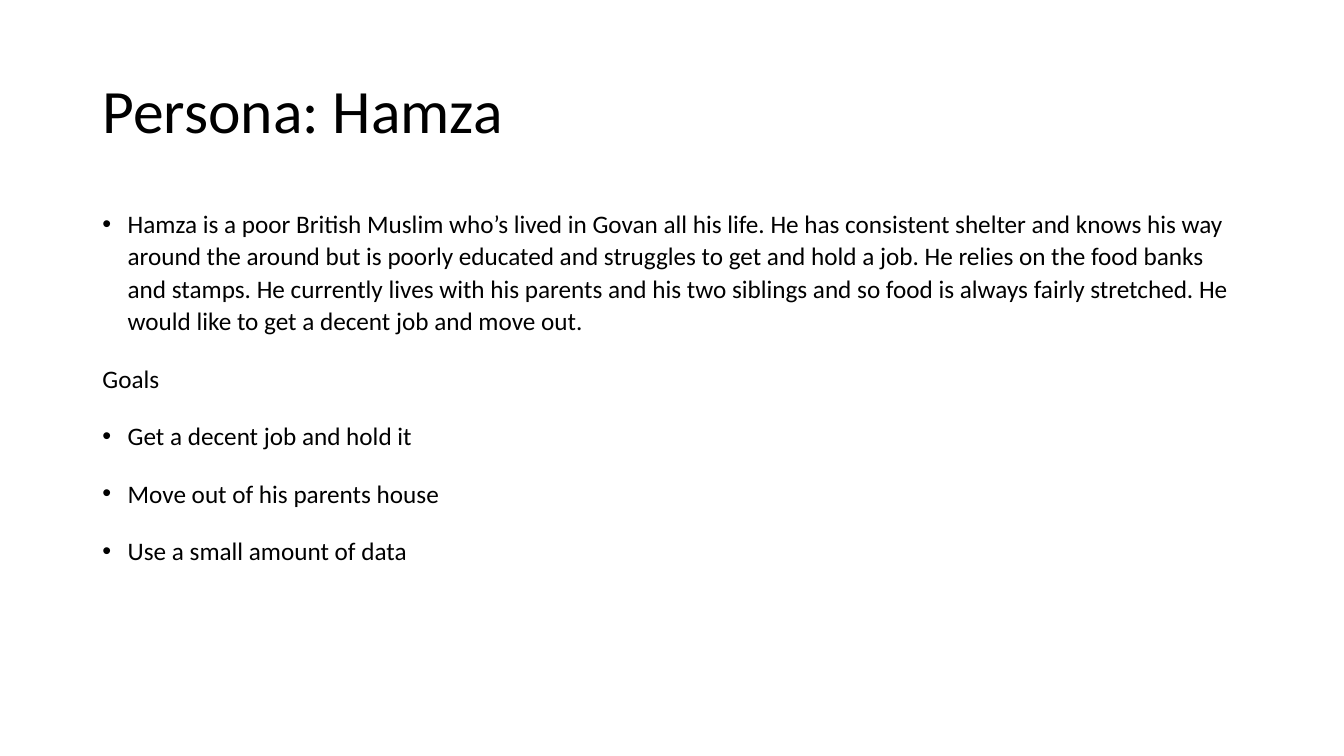
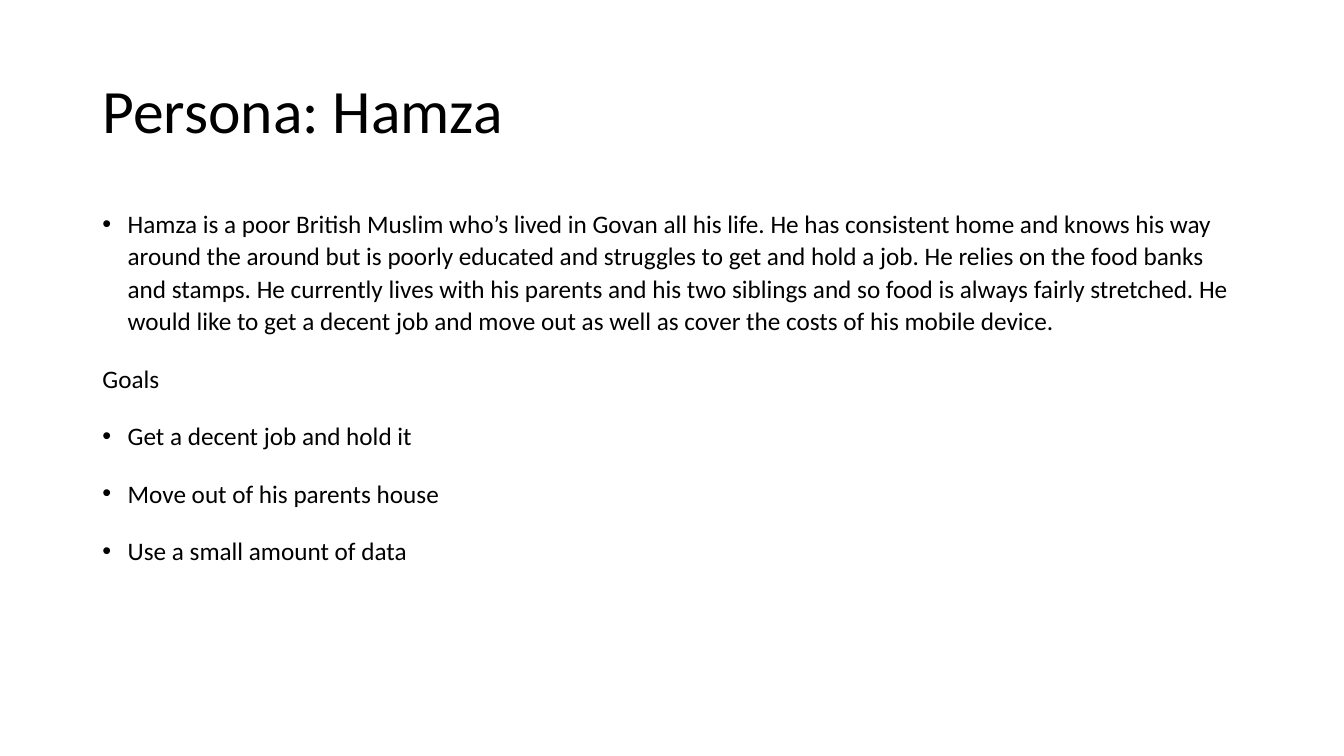
Before and after one commit to Omnikron13/synoptic-23, a slide deck: slide 7 of Files/Synoptic project 2023.pptx. Drawn at 1344x756 pixels with LibreOffice and Linux fonts; fonts in the diff are those of the drawing. Boxes give left, top, right and bottom in pixels: in the first picture for what was removed or moved away, otherwise in the second. Text is boxed around its words. In the diff, an @@ line names an element or a change of style, - is before the commit and + after.

Commit message:
updates to presentation

```diff
--- a/Files/Synoptic project 2023.pptx
+++ b/Files/Synoptic project 2023.pptx
@@ text at [128,215,1227,335]: text changed @@
-• Hamza is a poor British Muslim who’s lived in Govan all his life. He has consistent shelter and knows his way around the around but is poorly educated and struggles to get and hold a job. He relies on the food banks and stamps. He currently lives with his parents and his two siblings and so food is always fairly stretched. He would like to get a decent job and move out.
+• Hamza is a poor British Muslim who’s lived in Govan all his life. He has consistent home and knows his way around the around but is poorly educated and struggles to get and hold a job. He relies on the food banks and stamps. He currently lives with his parents and his two siblings and so food is always fairly stretched. He would like to get a decent job and move out as well as cover the costs of his mobile device.
```
